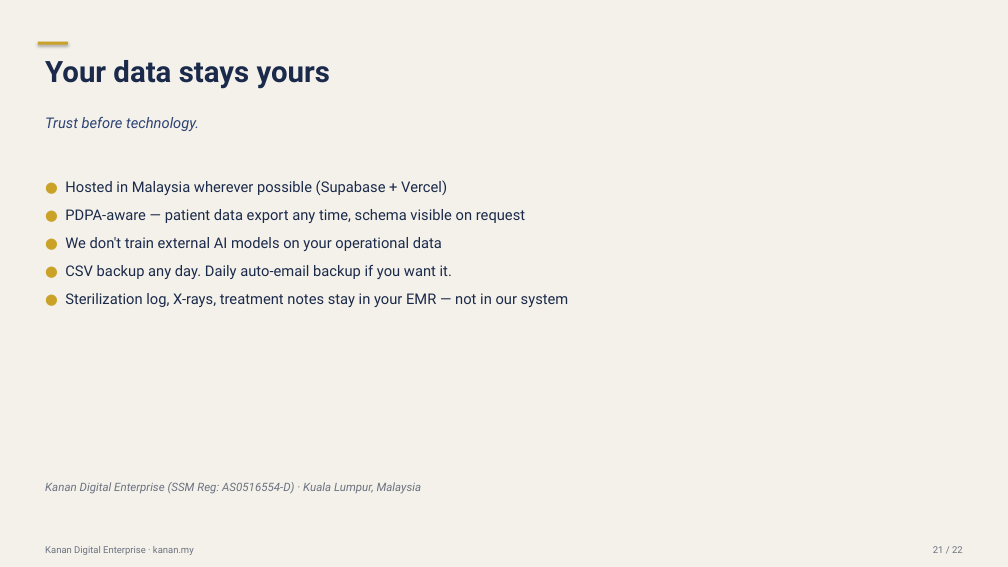
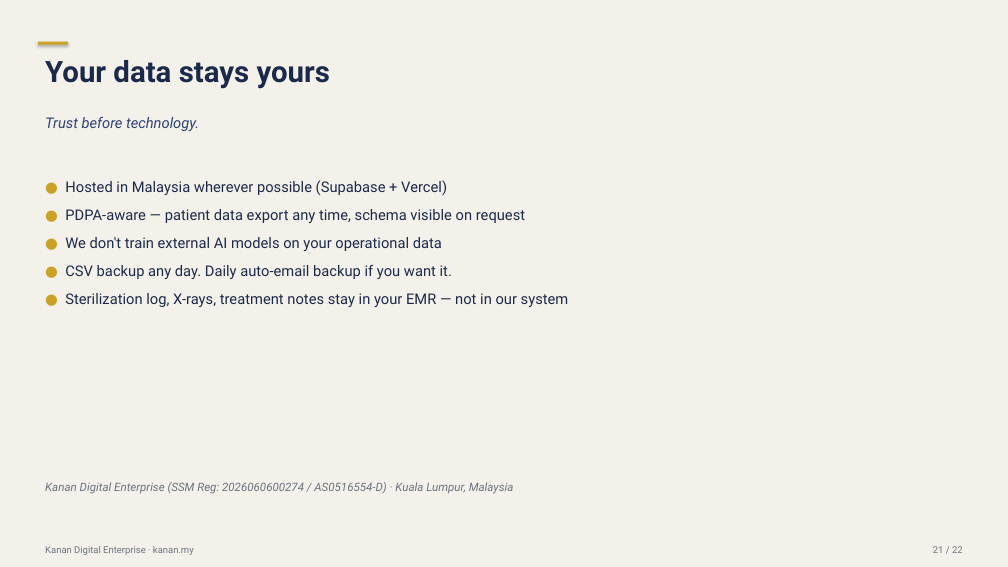
Before and after one commit to eloise-kanan/clinic-booking, a slide deck: slide 21 of demo/sales-deck/Kanan_Clinic_Booking_Demo_Deck.pptx. Drawn at 1008x567 pixels with LibreOffice and Linux fonts; fonts in the diff are those of the drawing. Boxes give left, top, right and bottom in pixels: in the first picture for what was removed or moved away, otherwise in the second. Text is boxed around its words. In the diff, an @@ line names an element or a change of style, - is before the commit and + after.

Commit message:
SSM number updated: full 13-digit format 2026060600274 (legacy AS0516554-D shown alongside) in deck trust slide

```diff
--- a/demo/sales-deck/Kanan_Clinic_Booking_Demo_Deck.pptx
+++ b/demo/sales-deck/Kanan_Clinic_Booking_Demo_Deck.pptx
@@ text at (45,482,514,494): text changed @@
-Kanan Digital Enterprise (SSM Reg: AS0516554-D) · Kuala Lumpur, Malaysia
+Kanan Digital Enterprise (SSM Reg: 2026060600274 / AS0516554-D) · Kuala Lumpur, Malaysia
```
Also in this commit, not shown: 1 other file.
